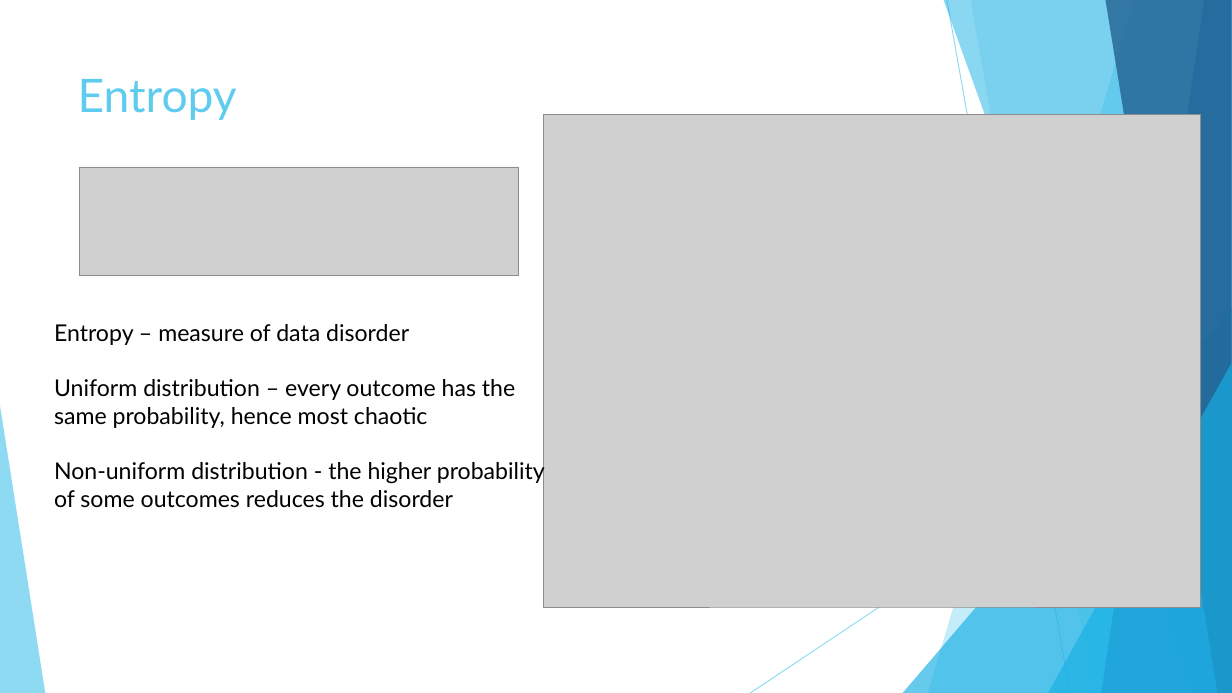
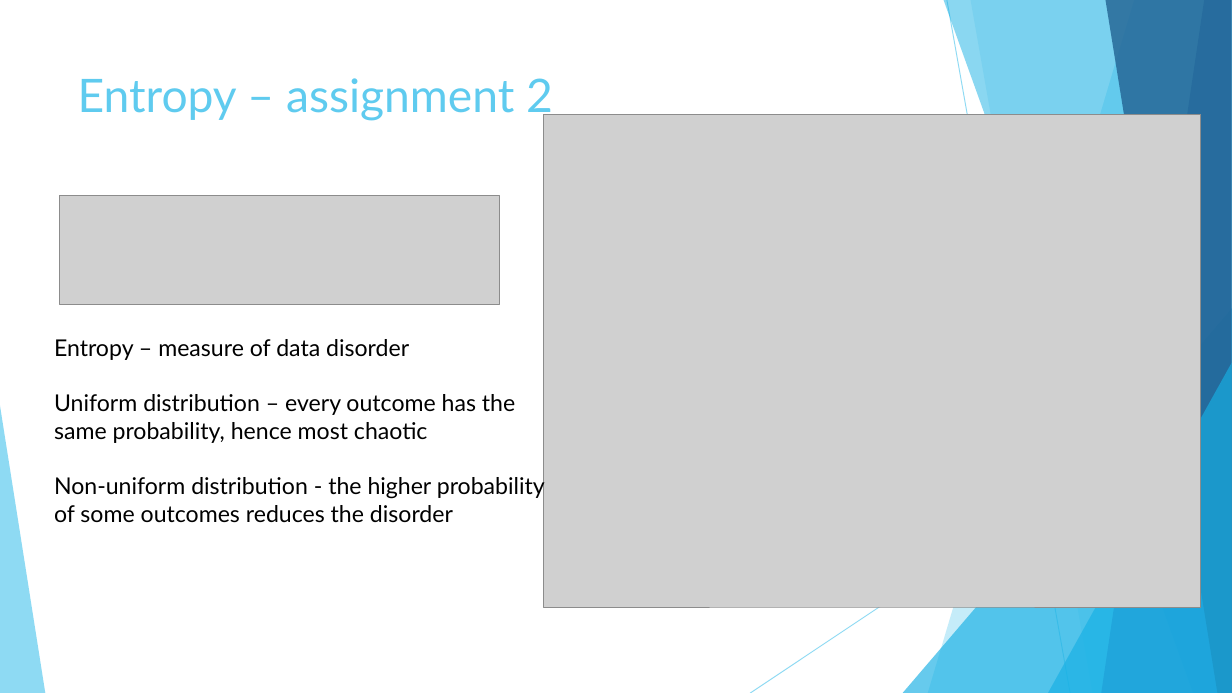
Before and after one commit to Ivan-Klabucar/Machine-Learning, a slide deck: slide 6 of Presentation3.pptx. Drawn at 1232x693 pixels with LibreOffice and Linux fonts; fonts in the diff are those of the drawing; grey boxes stand for pictures. Boxes give left, top, right and bottom in pixels: in the first picture for what was removed or moved away, otherwise in the second. Text is boxed around its words. In the diff, an @@ line names an element or a change of style, - is before the commit and + after.

```diff
--- a/Presentation3.pptx
+++ b/Presentation3.pptx
@@ title at (78, 78, 553, 121): text changed @@
-Entropy
+Entropy – assignment 2
@@ picture: place and size @@
-picture at (79, 167, 519, 276)
+picture at (60, 195, 500, 304)
@@ text "Entropy – measure of data ...": place and size @@
-text "Entropy – measure of data ..." at (54, 324, 545, 508)
+text "Entropy – measure of data ..." at (54, 339, 545, 523)
```
Also in this commit, not shown: 8 other slides changed.
